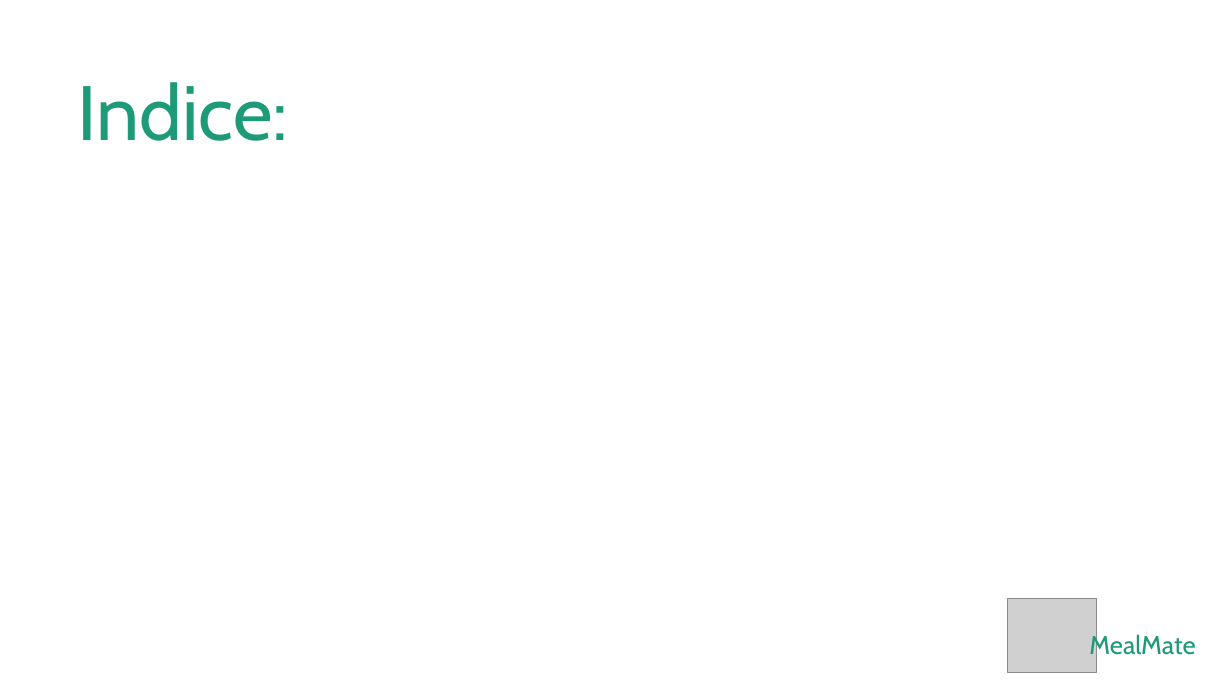
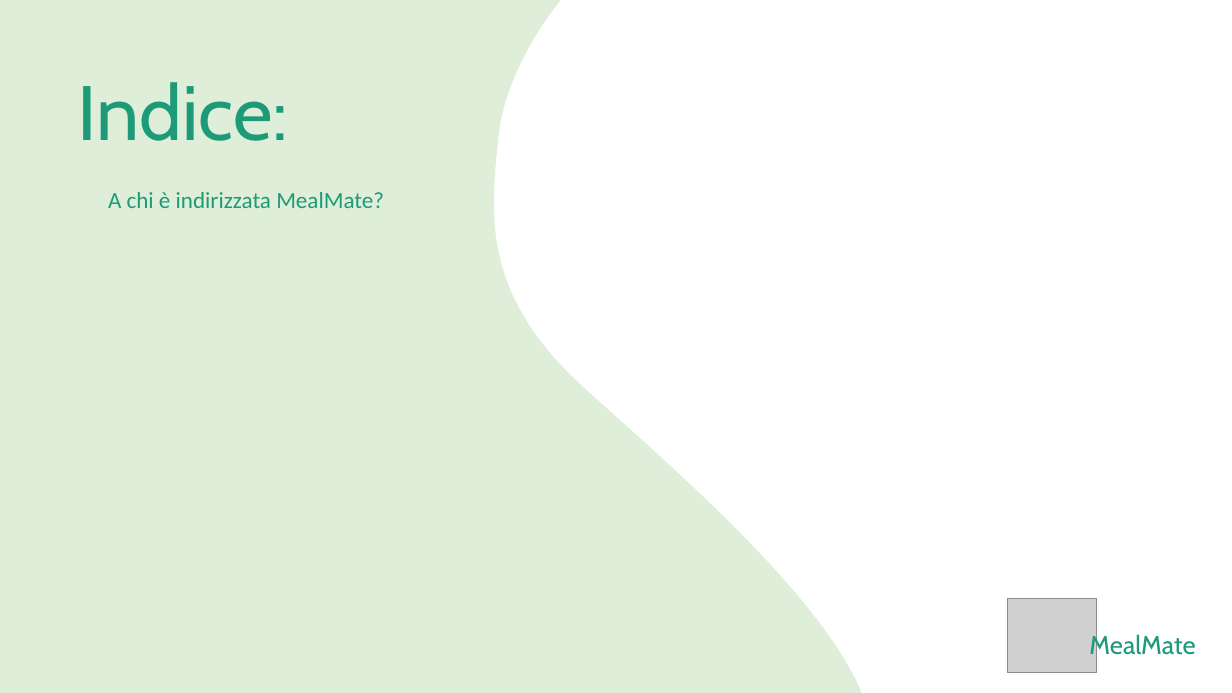
Before and after one commit to DanieleDAmbrosi/MealMate, a slide deck: slide 3 of documents/Presentation/MealMate.pptx (slide 2 before the commit). Drawn at 1232x693 pixels with LibreOffice and Linux fonts; fonts in the diff are those of the drawing; grey boxes stand for pictures; background and template pictures are left out. Boxes give left, top, right and bottom in pixels: in the first picture for what was removed or moved away, otherwise in the second. Text is boxed around its words. In the diff, an @@ line names an element or a change of style, - is before the commit and + after.

```diff
--- a/documents/Presentation/MealMate.pptx
+++ b/documents/Presentation/MealMate.pptx
@@ freeform shape added at (x1=0, y1=0, x2=872, y2=693), fill #61AC43 at 20% opacity @@
@@ text added at (x1=108, y1=192, x2=384, y2=208), 18 pt, text #1D9A78 @@
+A chi è indirizzata MealMate?
```
Also in this commit, not shown: 2 other slides changed, 3 slides added, 1 slide removed, 1 other file.
